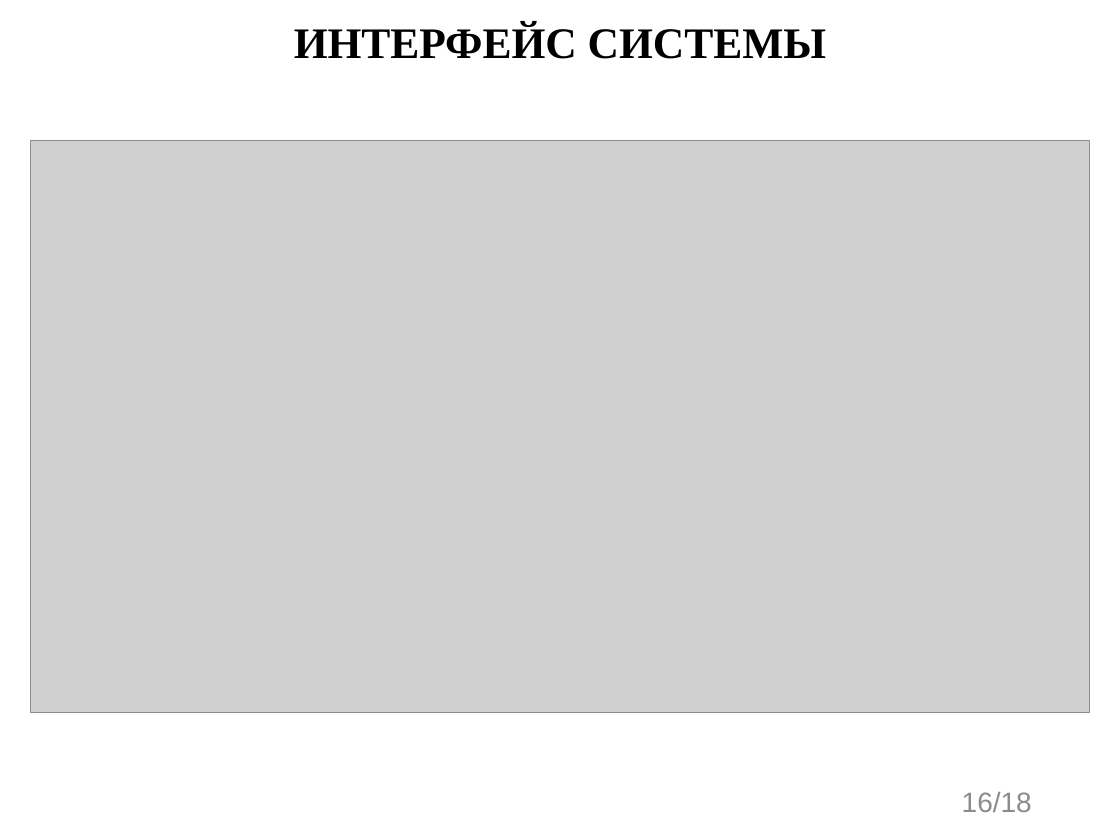
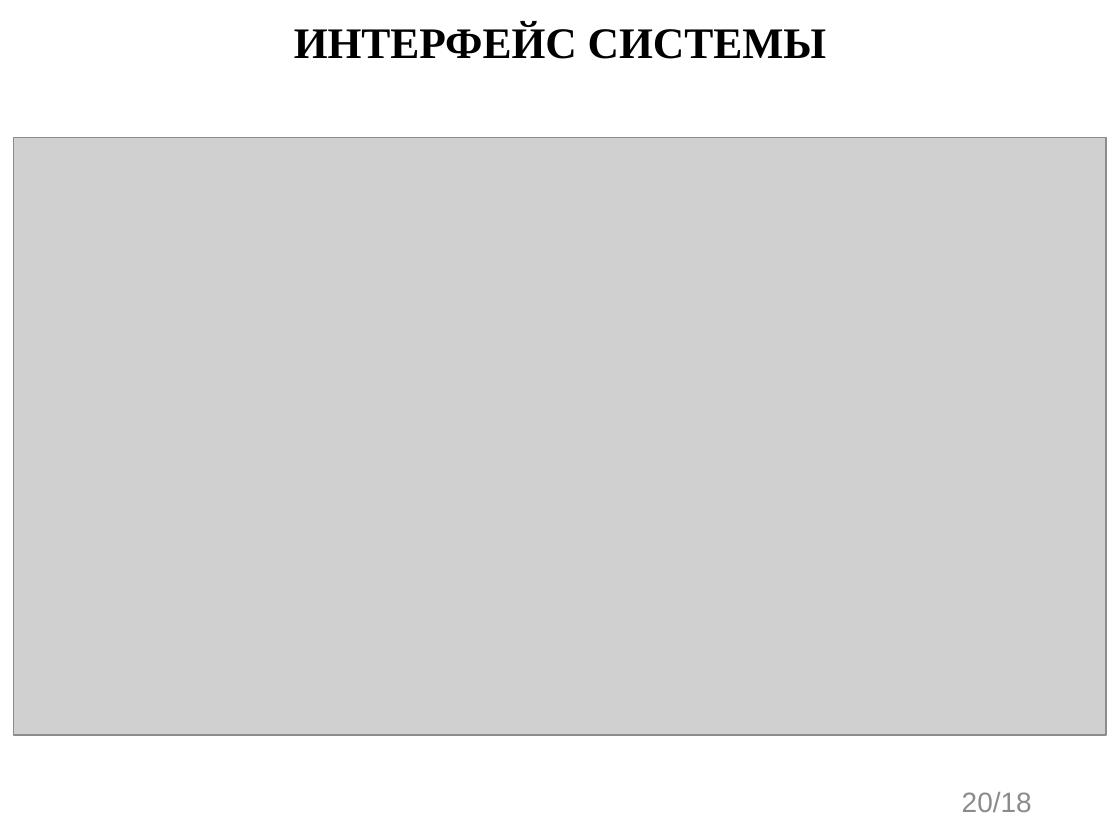
Before and after one commit to evgenkot/uav-route-calculation, a slide deck: slide 20 of doc/GQW/Raschupkin_EV_UAV_Route_Planning.pptx (slide 16 before the commit). Drawn at 1120x840 pixels with LibreOffice and Linux fonts; fonts in the diff are those of the drawing; grey boxes stand for pictures. Boxes give left, top, right and bottom in pixels: in the first picture for what was removed or moved away, otherwise in the second. Text is boxed around its words. In the diff, an @@ line names an element or a change of style, - is before the commit and + after.

```diff
--- a/doc/GQW/Raschupkin_EV_UAV_Route_Planning.pptx
+++ b/doc/GQW/Raschupkin_EV_UAV_Route_Planning.pptx
@@ picture: place and size @@
-picture at <box>30,140,1090,712</box>
+picture at <box>13,138,1105,735</box>
@@ page number at <box>962,792,1032,812</box>: text changed @@
-16/18
+20/18
```
Also in this commit, not shown: 5 other slides changed, 4 slides added, 2 slides removed, 1 other file.
